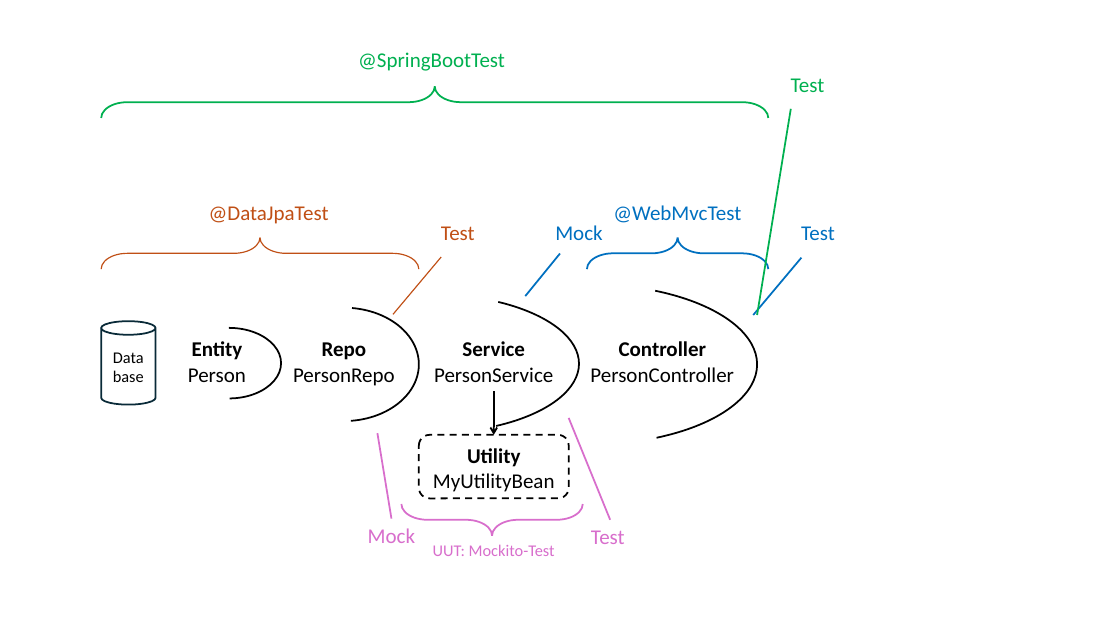
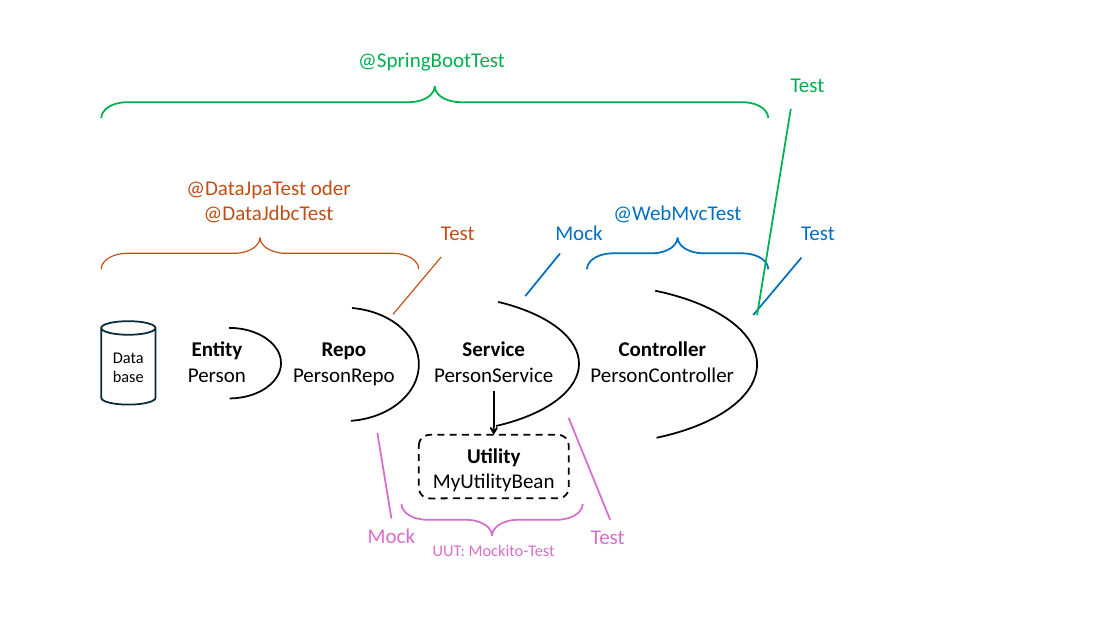
Before and after one commit to it-ninjas/labs, a slide deck: slide 1 of content/en/docs/java/spring-framework/spring-boot-testing/zwiebelprinzip.pptx. Drawn at 1120x630 pixels with LibreOffice and Linux fonts; fonts in the diff are those of the drawing. Boxes give left, top, right and bottom in pixels: in the first picture for what was removed or moved away, otherwise in the second. Text is boxed around its words. In the diff, an @@ line names an element or a change of style, - is before the commit and + after.

```diff
--- a/content/en/docs/java/spring-framework/spring-boot-testing/zwiebelprinzip.pptx
+++ b/content/en/docs/java/spring-framework/spring-boot-testing/zwiebelprinzip.pptx
@@ text at bbox=[186, 180, 351, 223]: text changed @@
-@DataJpaTest
+@DataJpaTest oder @DataJdbcTest
```
Also in this commit, not shown: 1 other slide changed, 5 other files.
